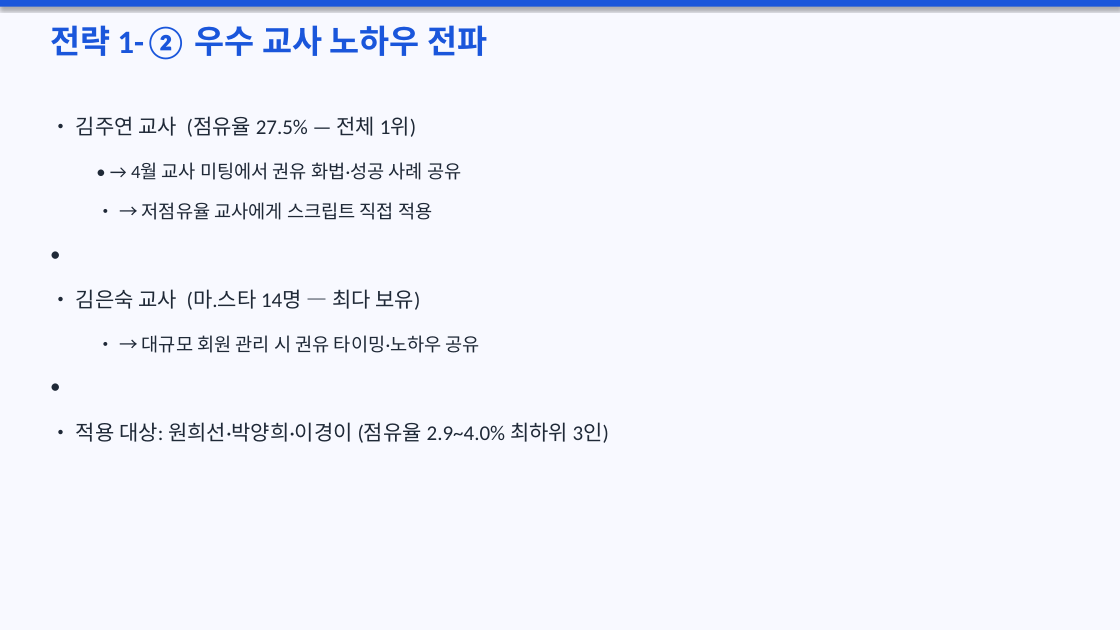
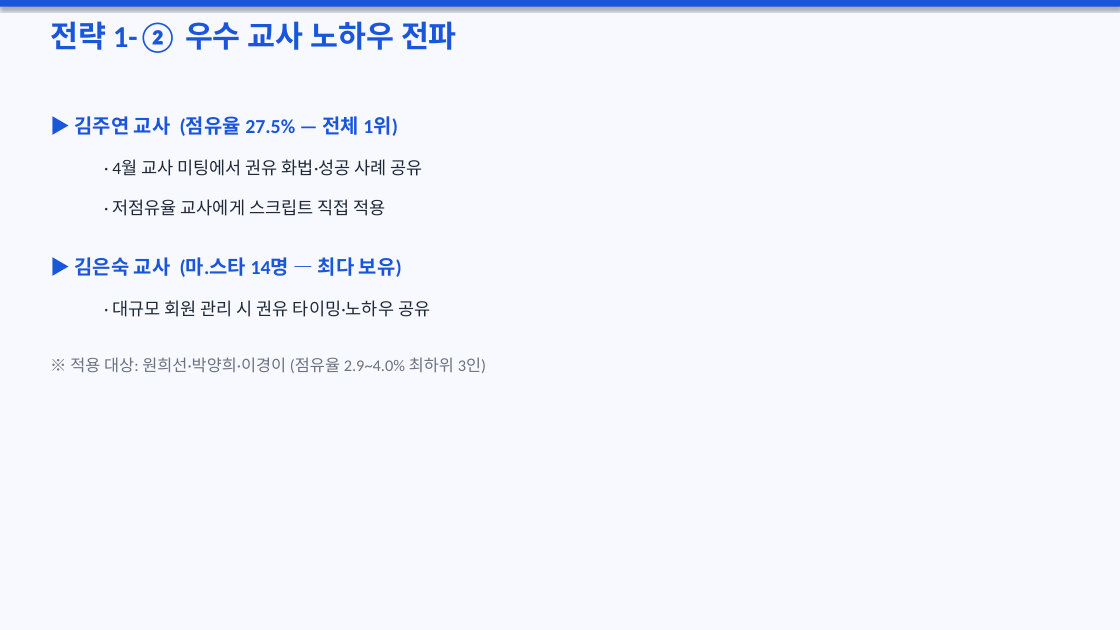
Before and after one commit to kimjungsul/kumon-masta-training, a slide deck: slide 14 of 마스타_교사교육안.pptx (slide 17 before the commit). Drawn at 1120x630 pixels with LibreOffice and Linux fonts; fonts in the diff are those of the drawing. Boxes give left, top, right and bottom in pixels: in the first picture for what was removed or moved away, otherwise in the second. Text is boxed around its words. In the diff, an @@ line names an element or a change of style, - is before the commit and + after.

```diff
--- a/마스타_교사교육안.pptx
+++ b/마스타_교사교육안.pptx
@@ text "전략 1-② 우수 교사 노하우 ..." at box(50, 21, 457, 53): size 28 to 26 pt @@
@@ text at box(75, 116, 398, 136): text changed; size 18 to 17 pt; text colour #1F2937 to #1A56DB; bold on @@
-• 김주연 교사 (점유율 27.5% — 전체 1위)
+▶ 김주연 교사 (점유율 27.5% — 전체 1위)
@@ text at box(112, 159, 423, 176): text changed; size 16 to 15 pt @@
-• → 4월 교사 미팅에서 권유 화법·성공 사례 공유
+· 4월 교사 미팅에서 권유 화법·성공 사례 공유
@@ text at box(113, 199, 385, 216): text changed; size 16 to 15 pt @@
-• → 저점유율 교사에게 스크립트 직접 적용
+· 저점유율 교사에게 스크립트 직접 적용
@@ text removed at box(42, 236, 1078, 278) @@
-•
@@ text at box(75, 257, 402, 277): text changed; size 18 to 17 pt; text colour #1F2937 to #1A56DB; bold on @@
-• 김은숙 교사 (마.스타 14명 — 최다 보유)
+▶ 김은숙 교사 (마.스타 14명 — 최다 보유)
@@ text at box(113, 300, 430, 317): text changed; size 16 to 15 pt @@
-• → 대규모 회원 관리 시 권유 타이밍·노하우 공유
+· 대규모 회원 관리 시 권유 타이밍·노하우 공유
@@ text at box(70, 357, 486, 373): text changed; size 18 to 14 pt; text colour #1F2937 to #6B7280 @@
-• 적용 대상: 원희선·박양희·이경이 (점유율 2.9~4.0% 최하위 3인)
+※ 적용 대상: 원희선·박양희·이경이 (점유율 2.9~4.0% 최하위 3인)
@@ text removed at box(42, 369, 1078, 411) @@
-•
```
Also in this commit, not shown: 16 other slides changed, 7 slides added, 1 slide removed, 1 other file.
